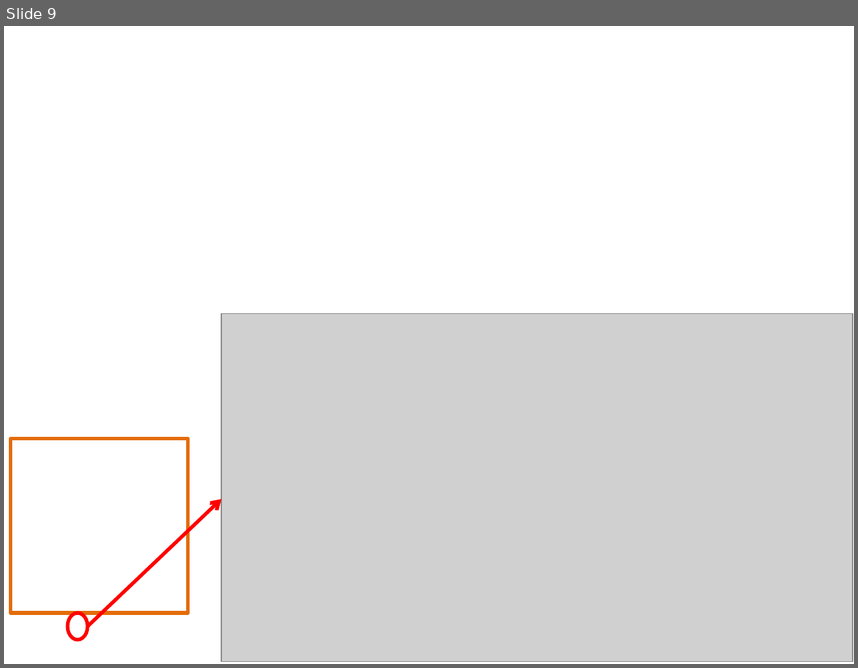
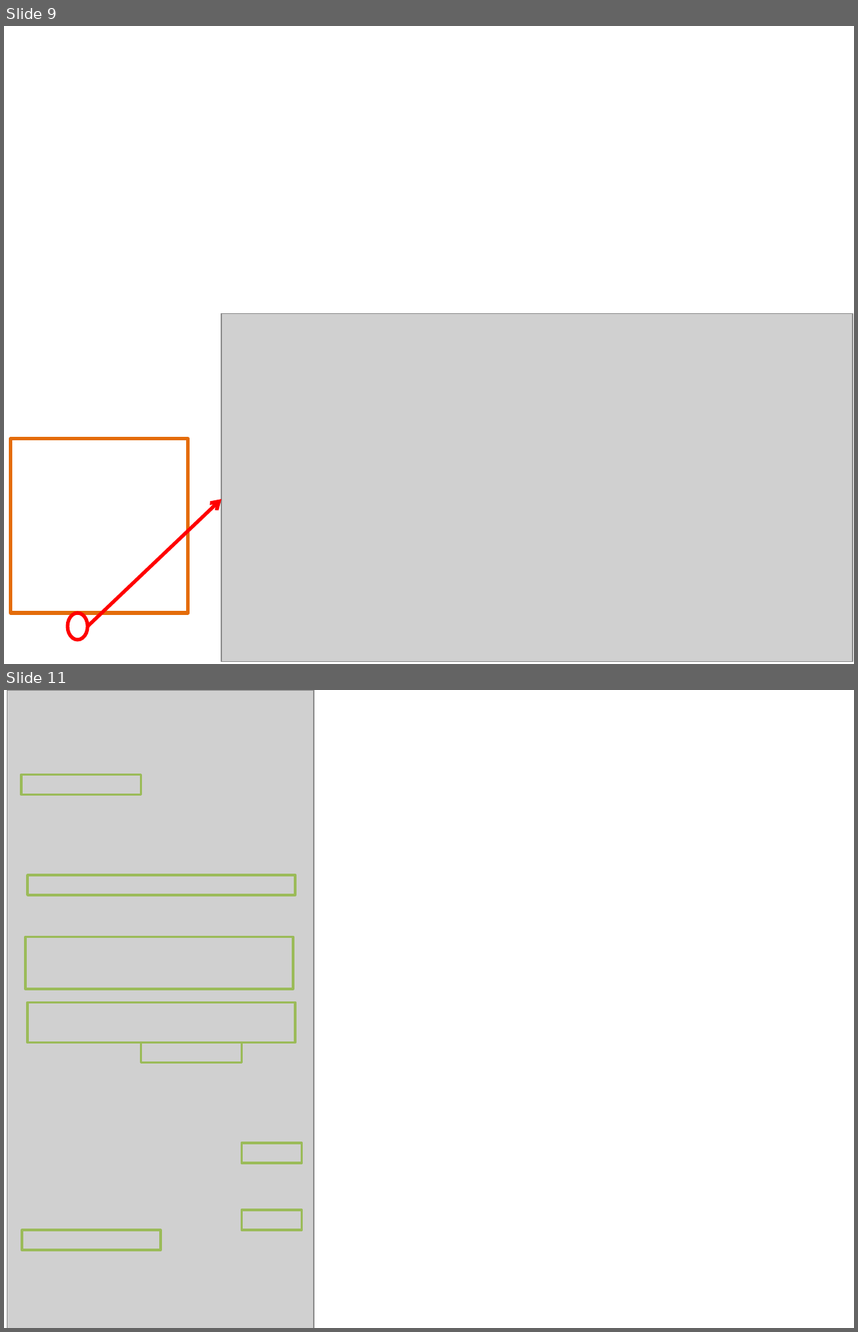
Before and after one commit to BaderLab/EM-tutorials-docker, a slide deck: notebooks/figures/figures.pptx. Shown one above the other, each under a label of ours: slide 9 before the commit, slides 9 and 11 after it; the slides between them are not shown. The pictures are 858x668 and 858x1332 pixels, drawn with LibreOffice and Linux fonts; fonts in the diff are those of the drawing; grey boxes stand for pictures; background and template pictures are left out. Boxes give left, top, right and bottom in pixels: in the first picture for what was removed or moved away, otherwise in the second. Text is boxed around its words. In the diff, an @@ line names an element or a change of style, - is before the commit and + after.

Commit message:
added new figures

```diff
--- a/notebooks/figures/figures.pptx
+++ b/notebooks/figures/figures.pptx
@@ slide 11 added at bbox=[4, 690, 854, 1328], background #FFFFFF @@
@@ picture added at bbox=[7, 690, 314, 1328] @@
@@ rectangle added at bbox=[21, 774, 141, 795], outline #9BBB59 2 pt @@
@@ rectangle added at bbox=[27, 876, 296, 896], outline #9BBB59 2 pt @@
@@ rectangle added at bbox=[25, 936, 293, 988], outline #9BBB59 2 pt @@
@@ rectangle added at bbox=[27, 1002, 296, 1042], outline #9BBB59 2 pt @@
@@ rectangle added at bbox=[141, 1042, 241, 1063], outline #9BBB59 2 pt @@
@@ rectangle added at bbox=[242, 1142, 302, 1163], outline #9BBB59 2 pt @@
@@ rectangle added at bbox=[242, 1210, 302, 1230], outline #9BBB59 2 pt @@
@@ rectangle added at bbox=[22, 1230, 161, 1250], outline #9BBB59 2 pt @@
```
Also in this commit, not shown: 1 other slide added.
